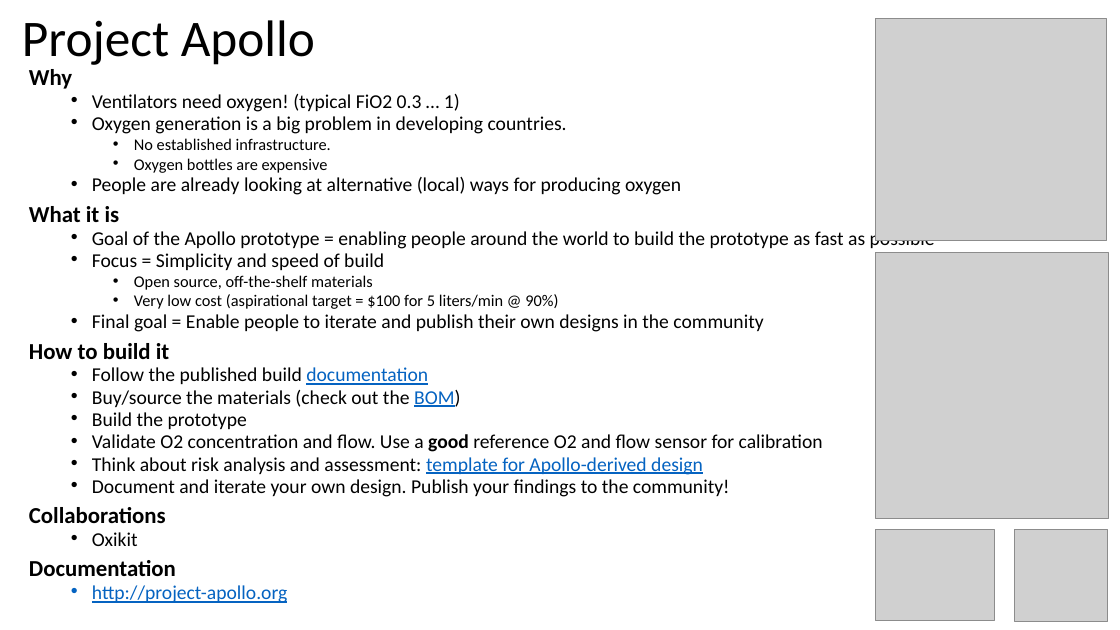
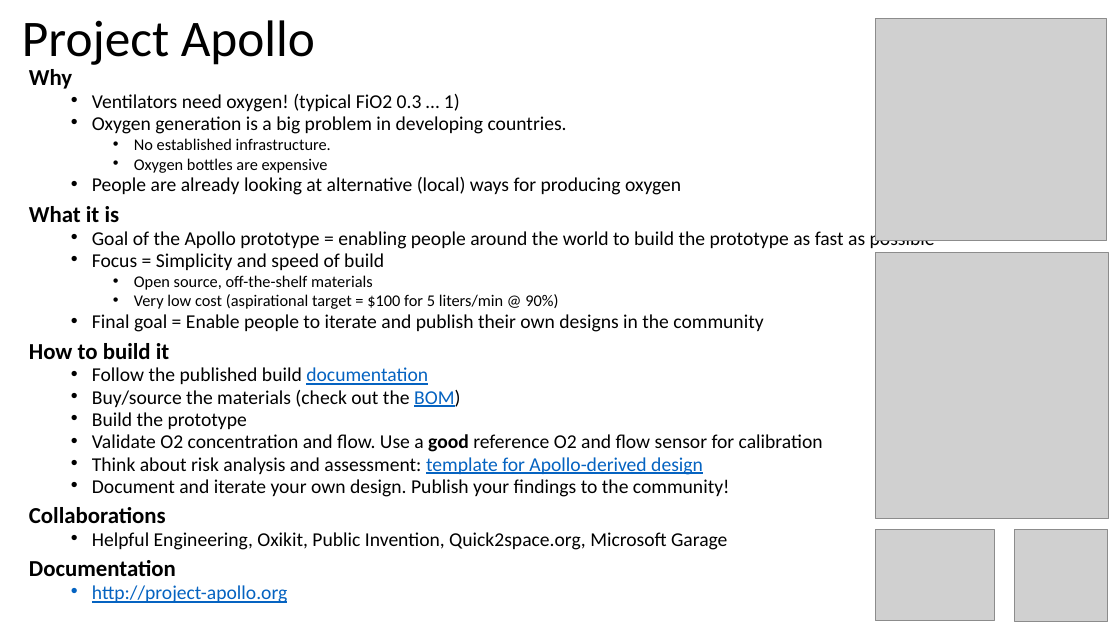
Before and after one commit to oxycon/ProjectApollo, a slide deck: slide 1 of docs/Project Apollo - v06.pptx. Drawn at 1120x630 pixels with LibreOffice and Linux fonts; fonts in the diff are those of the drawing; grey boxes stand for pictures. Boxes give left, top, right and bottom in pixels: in the first picture for what was removed or moved away, otherwise in the second. Text is boxed around its words. In the diff, an @@ line names an element or a change of style, - is before the commit and + after.

Commit message:
add Apollo v4 docs/presentation for COSMIC meeting 2

```diff
--- a/docs/Project Apollo - v06.pptx
+++ b/docs/Project Apollo - v06.pptx
@@ text at <box>92,532,727,550</box>: text changed @@
-  • Oxikit
+  • Helpful Engineering, Oxikit, Public Invention, Quick2space.org, Microsoft Garage
```
Also in this commit, not shown: 1 other file.
